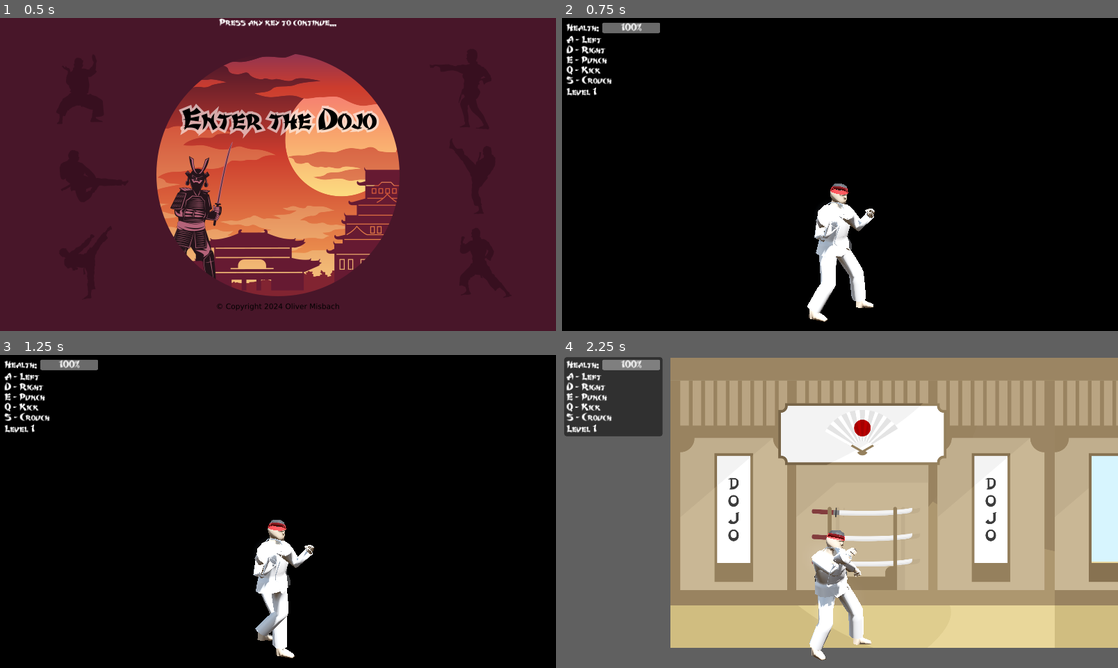
Above: before the commit, frames 1-4 (two rows, left to right).
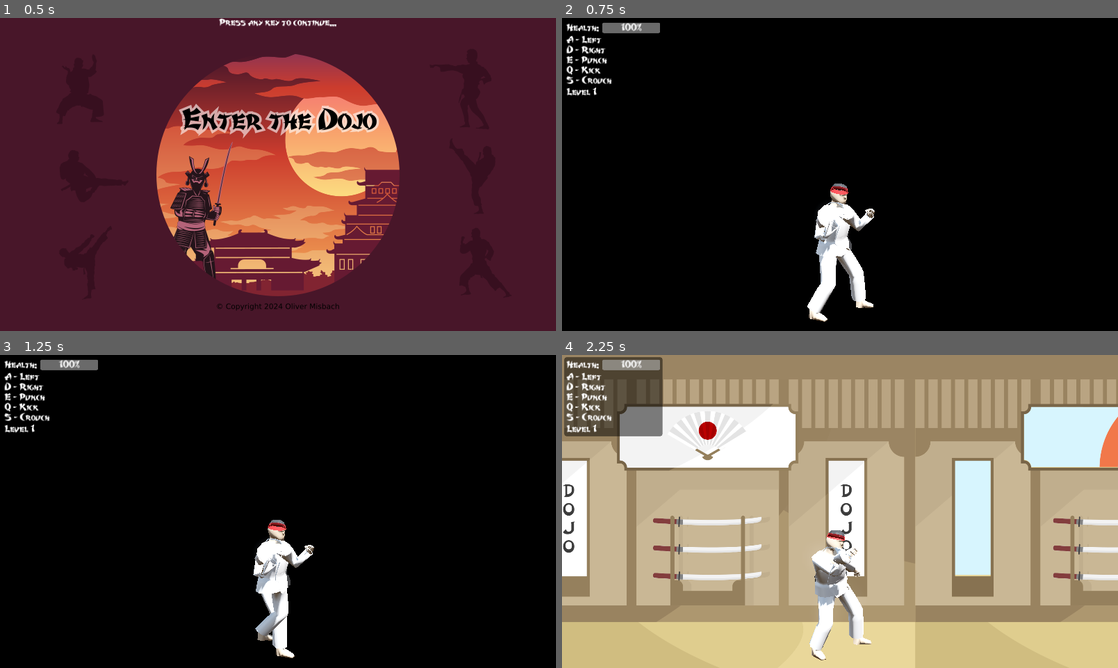
Above: after the commit, the same moments.

Repository: Oliver-Misbach/EnterTheDojo
Game: Godot game, scene res://src/menu/main_menu.tscn
The game is run twice, just before and just after one commit, with the same random seed, the same clock (stepped at 60 frames per second) and the same inputs. The engine's default icon, where the game draws it, is replaced by a stand-in: a white triangle on a blue panel in a dark square.
Inputs:
- Up to frame 1 (0.5 s): no input
- Up to frame 2 (0.75 s): tap Enter at 0.5 s; hold D (right) from 0.53 s (still down); tap S (crouch) at 0.6 s
- Up to frame 3 (1.25 s): keep holding D (right)
- Up to frame 4 (2.25 s): release D (right) at 1.28 s; hold A (left) 1.28-2.03 s; tap S (crouch) at 1.35 s; hold D (right) from 2.03 s (still down); tap Q (kick) at 2.1 s

Frame 1 is identical in both runs. In frame 2, less than 0.1% of the frame differs, in the area x 45-56%, y 53-95%; in frame 3, less than 0.1%; in frame 4, 65%, in the area x 0-100%, y 0-100%.

Commit message:
simplify physics, add left wall

Diff:
--- a/src/character/character.gd
+++ b/src/character/character.gd
@@ -35,30 +35,37 @@
 #@onready var debug_label: Label3D = $Player_Character/DebugLabel
 
 
-func _process(_delta: float) -> void:
-	pass
+func _ready() -> void:
+	update_model_position()
 
 
-func _physics_process(delta: float) -> void:
+func _process(_delta: float) -> void:
+	update_model_position()
+
+
+func _physics_process(_delta: float) -> void:
 	#print(name, " physics process: ", state_machine.current.name)
 
 	#debug_label.text = "State: %s" % state_machine.current.name
 	#if state_machine.current == state_attack:
 		#debug_label.text += "\n" + ("wind down" if state_attack.hit_timer.is_stopped() else "wind up")
 
-	velocity += get_gravity() * delta
+	#velocity += get_gravity() * delta
 
 	#if jump and is_on_floor():
 		#velocity.y = JUMP_VELOCITY
 
 	move_and_slide()
 
+
+func update_model_position() -> void:
 	model.position = Vector3(position.x / 64.0, -position.y / 64.0, 0.0)
+
 
 func try_damage() -> void:
 	#print("Damage ", name, ": ", state_attack.hit_timer.is_stopped())
 
-	# You can be damaged during idle and attack wind up.
+	# Characters can be damaged during idle and attack wind up.
 	if state_machine.current == state_idle or not state_attack.hit_timer.is_stopped():
 		damage()
 
--- a/src/character/player/player.tscn
+++ b/src/character/player/player.tscn
@@ -37,7 +37,7 @@
 one_shot = true
 
 [node name="Camera2D" type="Camera2D" parent="." index="5"]
-position = Vector2(0, -436)
+anchor_mode = 0
 
 [connection signal="timeout" from="StateMachine/Death/PlayerResetTimer" to="StateMachine/Death" method="_on_player_reset_timer_timeout"]
 
--- a/src/character/state/idle.gd
+++ b/src/character/state/idle.gd
@@ -30,11 +30,11 @@
 	else:
 		character.anim.play(&"walk_backward")
 
-	if character.is_on_floor():
-		if character.crouch:
-			character.velocity.x = 0.0
-		else:
-			character.velocity.x = character.movement * Character.SPEED
+	#if character.is_on_floor():
+	if character.crouch:
+		character.velocity.x = 0.0
+	else:
+		character.velocity.x = character.movement * Character.SPEED
 
 	_try_attack()
 
--- a/src/level/level1.tscn
+++ b/src/level/level1.tscn
@@ -8,6 +8,3 @@
 
 [node name="EnemySpawner" parent="." index="3"]
 types = Array[PackedScene]([ExtResource("2_ad4m2"), ExtResource("3_fpwj5")])
-
-[node name="Player" parent="." index="6"]
-position = Vector2(200, 956)
--- a/src/level/level2.tscn
+++ b/src/level/level2.tscn
@@ -1,17 +1,10 @@
-[gd_scene load_steps=5 format=3 uid="uid://y0w2stynro0i"]
+[gd_scene load_steps=4 format=3 uid="uid://y0w2stynro0i"]
 
 [ext_resource type="PackedScene" uid="uid://csq0r4i000xch" path="res://src/world/world.tscn" id="1_jhhjc"]
 [ext_resource type="PackedScene" uid="uid://w3xuec13fpgc" path="res://src/character/enemy/type/green.tscn" id="2_u8upv"]
 [ext_resource type="PackedScene" uid="uid://b5qtj00q0awjg" path="res://src/character/enemy/type/red.tscn" id="3_x00qo"]
-[ext_resource type="Texture2D" uid="uid://cr5ypkis76ngo" path="res://assets/Floor2.png" id="4_hryqa"]
 
 [node name="Level 2" instance=ExtResource("1_jhhjc")]
 
-[node name="Sprite2D" parent="Parallax2D" index="0"]
-texture = ExtResource("4_hryqa")
-
 [node name="EnemySpawner" parent="." index="3"]
 types = Array[PackedScene]([ExtResource("2_u8upv"), ExtResource("3_x00qo")])
-
-[node name="Player" parent="." index="6"]
-position = Vector2(200, 956)
--- a/src/level/level3.tscn
+++ b/src/level/level3.tscn
@@ -1,15 +1,5 @@
-[gd_scene load_steps=3 format=3 uid="uid://guymduogr0f4"]
+[gd_scene load_steps=2 format=3 uid="uid://guymduogr0f4"]
 
 [ext_resource type="PackedScene" uid="uid://csq0r4i000xch" path="res://src/world/world.tscn" id="1_vblpk"]
-[ext_resource type="Texture2D" uid="uid://bh6lok01v6bfp" path="res://assets/Floor3.png" id="2_tjim1"]
 
 [node name="Level 3" instance=ExtResource("1_vblpk")]
-
-[node name="Parallax2D" parent="." index="2"]
-screen_offset = Vector2(-289, 205.5)
-
-[node name="Sprite2D" parent="Parallax2D" index="0"]
-texture = ExtResource("2_tjim1")
-
-[node name="Player" parent="." index="6"]
-position = Vector2(200, 956)
--- a/src/world/world.tscn
+++ b/src/world/world.tscn
@@ -29,8 +29,8 @@
 [sub_resource type="RectangleShape2D" id="RectangleShape2D_s4duf"]
 size = Vector2(256, 1e+06)
 
-[sub_resource type="RectangleShape2D" id="RectangleShape2D_temcy"]
-size = Vector2(4096, 32)
+[sub_resource type="RectangleShape2D" id="RectangleShape2D_w5r1p"]
+size = Vector2(64, 4096)
 
 [node name="World" type="Node"]
 script = ExtResource("1_3klmo")
@@ -61,16 +61,14 @@
 autostart = true
 
 [node name="Background" type="Parallax2D" parent="."]
-scroll_scale = Vector2(0.5, 0.5)
 
 [node name="Sprite2D" type="Sprite2D" parent="Background"]
-scale = Vector2(1.076, 1.076)
+scale = Vector2(1.161, 1.161)
 texture = ExtResource("6_g7tw4")
 centered = false
 
 [node name="Player" parent="." instance=ExtResource("5_45di6")]
-position = Vector2(200, 968)
-health = 10
+position = Vector2(200, 0)
 
 [node name="NextLevel" type="Area2D" parent="."]
 position = Vector2(2000, 0)
@@ -79,20 +77,20 @@
 [node name="CollisionShape2D" type="CollisionShape2D" parent="NextLevel"]
 shape = SubResource("RectangleShape2D_s4duf")
 
-[node name="Floor" type="StaticBody2D" parent="."]
-position = Vector2(512, 1000)
+[node name="LeftWall" type="StaticBody2D" parent="."]
+position = Vector2(-64, 0)
 metadata/_edit_group_ = true
 
-[node name="CollisionShape2D" type="CollisionShape2D" parent="Floor"]
-shape = SubResource("RectangleShape2D_temcy")
+[node name="CollisionShape2D" type="CollisionShape2D" parent="LeftWall"]
+shape = SubResource("RectangleShape2D_w5r1p")
 
-[node name="Sprite2D" type="Sprite2D" parent="Floor"]
+[node name="Sprite2D" type="Sprite2D" parent="LeftWall"]
 visible = false
 texture_repeat = 2
-scale = Vector2(0.25, 0.25)
+scale = Vector2(0.5, 0.5)
 texture = ExtResource("11_q0wkl")
 region_enabled = true
-region_rect = Rect2(0, 0, 16384, 128)
+region_rect = Rect2(0, 0, 128, 16384)
 
 [connection signal="timeout" from="EnemySpawner/Timer" to="EnemySpawner" method="_on_timer_timeout"]
 [connection signal="body_entered" from="NextLevel" to="." method="_on_next_level_body_entered" flags=3]
